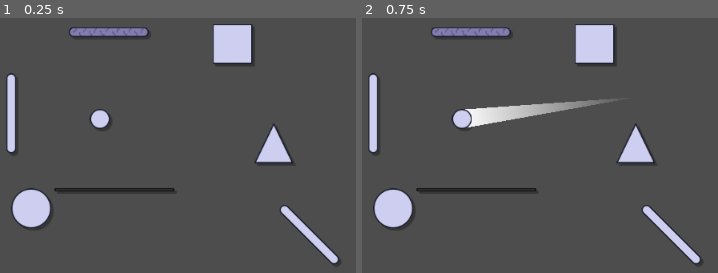
Above: before the commit, frames 1-2 (left to right).
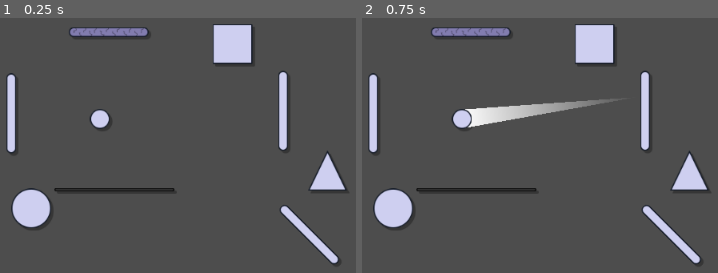
Above: after the commit, the same moments.

Repository: WirelessNine/Re-Cochet
Game: Godot game, scene res://scenes/levels/level_01.tscn
Two runs of this game, one before a commit and one after it. Both use one fixed random seed, a clock stepped at 60 frames per second and the inputs below. This scene is started directly instead of the project's main scene.
Inputs (mouse positions are in pixels of both pictures, inside the frame that each line leads up to):
- Up to frame 1 (0.25 s): no input
- Up to frame 2 (0.75 s): tap Enter (ui_accept) at 0.5 s; move the mouse to (639, 97) at 0.52 s; tap I at 0.6 s; click (639, 97) at 0.67 s

The runs differ from the first frame. In frame 1, 2.5% of the frame differs, in the area x 71-98%, y 20-68%; in frame 2, 2.5%.

Commit message:
Add level winning

Diff:
--- a/assets/spritesheets/main_spritesheet.svg
+++ b/assets/spritesheets/main_spritesheet.svg
@@ -24,9 +24,9 @@
      inkscape:deskcolor="#d1d1d1"
      inkscape:document-units="mm"
      showgrid="true"
-     inkscape:zoom="2"
-     inkscape:cx="456"
-     inkscape:cy="175.25"
+     inkscape:zoom="4"
+     inkscape:cx="692"
+     inkscape:cy="39.875"
      inkscape:window-width="1920"
      inkscape:window-height="1009"
      inkscape:window-x="-8"
@@ -187,5 +187,14 @@
        d="m 120.13215,51.108166 -29.602463,0 14.801233,-25.636482 z"
        inkscape:transform-center-y="-2.7178468"
        transform="matrix(0.53319705,0,0,0.6360887,53.922703,17.973484)" />
+    <rect
+       style="font-variation-settings:normal;opacity:1;fill:none;fill-opacity:1;stroke:#ffffff;stroke-width:1.5875;stroke-linecap:butt;stroke-linejoin:miter;stroke-miterlimit:4;stroke-dasharray:3.17499, 3.17499;stroke-dashoffset:0;stroke-opacity:1;paint-order:markers fill stroke"
+       id="rect39"
+       width="14.544575"
+       height="14.43432"
+       x="170.12714"
+       y="0.79368824"
+       rx="7.2735338"
+       ry="7.2171602" />
   </g>
 </svg>
--- /dev/null
+++ b/resources/presets/level_transition.tres
@@ -0,0 +1,20 @@
+[gd_resource type="Resource" script_class="TweenPreset" format=3 uid="uid://csbhmw3ip0q5v"]
+
+[ext_resource type="Script" uid="uid://cdo6h5x4glwop" path="res://addons/ui_expansion/objects/tween/tween_preset.gd" id="1_74qk1"]
+[ext_resource type="Script" uid="uid://ddiy46s8pndwo" path="res://addons/ui_expansion/objects/tween/tween_step.gd" id="2_tfqun"]
+
+[sub_resource type="Resource" id="Resource_p6ljb"]
+resource_name = "Ratio 0.50s"
+script = ExtResource("2_tfqun")
+transition = 7
+tween_property = 1
+start_value = Vector2(0, -1)
+end_value = Vector2(0, 0)
+metadata/_custom_type_script = "uid://ddiy46s8pndwo"
+
+[resource]
+script = ExtResource("1_74qk1")
+steps = Array[ExtResource("2_tfqun")]([SubResource("Resource_p6ljb")])
+show_on_start = true
+hide_on_finish = true
+metadata/_custom_type_script = "uid://cdo6h5x4glwop"
--- /dev/null
+++ b/resources/textures/player/circle.tres
@@ -0,0 +1,7 @@
+[gd_resource type="AtlasTexture" format=3 uid="uid://jn8ij4e0kil5"]
+
+[ext_resource type="Texture2D" uid="uid://d2cblomikvyg0" path="res://assets/spritesheets/main_spritesheet.svg" id="1_bpajs"]
+
+[resource]
+atlas = ExtResource("1_bpajs")
+region = Rect2(640, 0, 61, 61)
--- a/scenes/levels/level_01.gd
+++ b/scenes/levels/level_01.gd
@@ -5,6 +5,7 @@
 
 var _shake_strength: float = 0.0
 
+@export var level_id: int = 0
 @export var canvas_color: Color
 @export var min_hits_required: int = 0
 
@@ -14,6 +15,8 @@
 
 func _ready() -> void:
 	ball.obstacle_hit.connect(_on_obstacle_hit)
+
+	Globals.level_completed.connect(_on_level_complete)
 
 
 func apply_shake(amount: float) -> void:
@@ -31,3 +34,30 @@
 
 func _on_obstacle_hit() -> void:
 	apply_shake(3.0)
+
+
+func _on_level_complete() -> void:
+	ball.movement_disabled = true
+	Globals.completed_levels[level_id] = true
+
+	var tween: Tween = create_tween().set_ease(Tween.EASE_OUT).set_trans(Tween.TRANS_CUBIC)
+
+	tween.set_parallel(true)
+
+	tween.tween_property(ball, ^"global_position", ball.start_position, 0.5)
+	tween.tween_property(ball, ^"scale", Vector2.ZERO, 0.5)
+	tween.tween_property(ball, ^"modulate:a", 0.0, 0.5)
+
+	await tween.finished
+
+	var level_trans_menu: Menu = MenuManager.get_menu("level_transition")
+
+	level_trans_menu.open()
+
+	await get_tree().create_timer(0.7).timeout
+
+	level_trans_menu.play(level_id + 1, level_id + 2)
+
+	await get_tree().create_timer(1.2).timeout
+
+	level_trans_menu.close()
--- a/scenes/levels/level_01.tscn
+++ b/scenes/levels/level_01.tscn
@@ -11,7 +11,7 @@
 
 [node name="Level01" type="Node2D" unique_id=1967266403]
 script = ExtResource("1_uvc87")
-canvas_color = Color(0.90000004, 1, 0.76, 1)
+canvas_color = Color(0.47058824, 0.84705883, 0.7176471, 1)
 
 [node name="Camera" type="Camera2D" parent="." unique_id=271012844]
 unique_name_in_owner = true
@@ -23,6 +23,9 @@
 
 [node name="Wall" parent="." unique_id=251030527 instance=ExtResource("2_i2aat")]
 position = Vector2(-142, -9)
+
+[node name="Wall3" parent="." unique_id=2119743309 instance=ExtResource("2_i2aat")]
+position = Vector2(293, -13)
 
 [node name="Wall2" parent="." unique_id=1849547708 instance=ExtResource("2_i2aat")]
 position = Vector2(335.00003, 185)
@@ -45,4 +48,4 @@
 position = Vector2(-110, 143)
 
 [node name="Triangle" parent="." unique_id=1272517777 instance=ExtResource("8_r72dd")]
-position = Vector2(278, 39)
+position = Vector2(364, 83)
--- a/scenes/main/main.tscn
+++ b/scenes/main/main.tscn
@@ -2,6 +2,7 @@
 
 [ext_resource type="Script" uid="uid://dob0r6vfipwon" path="res://scenes/main/main.gd" id="1_hyk8p"]
 [ext_resource type="PackedScene" uid="uid://cne11b6o4xcdl" path="res://scenes/ui/title_screen.tscn" id="2_iuonh"]
+[ext_resource type="PackedScene" uid="uid://cpey7p5dp4tr1" path="res://scenes/ui/level_transition.tscn" id="3_k2fmo"]
 
 [node name="Main" type="Node" unique_id=257091059]
 script = ExtResource("1_hyk8p")
@@ -21,3 +22,6 @@
 
 [node name="TitleScreen" parent="UI" unique_id=2008179970 instance=ExtResource("2_iuonh")]
 unique_name_in_owner = true
+
+[node name="LevelTransition" parent="UI" unique_id=128309869 instance=ExtResource("3_k2fmo")]
+visible = false
--- /dev/null
+++ b/scenes/obstacles/return_point.gd
@@ -0,0 +1,22 @@
+extends Area2D
+
+@onready var sprite: Sprite2D = %Sprite
+@onready var particles: GPUParticles2D = %Particles
+
+
+func _ready() -> void:
+	sprite.scale = Vector2.ONE * 2.0
+	sprite.modulate.a = 0.0
+	particles.emitting = true
+
+	var tween: Tween = create_tween().set_parallel(true)
+
+	tween.set_ease(Tween.EASE_OUT).set_trans(Tween.TRANS_CUBIC)
+
+	tween.tween_property(sprite, ^"modulate:a", 1.0, 0.2)
+	tween.tween_property(sprite, ^"scale", Vector2.ONE, 0.2)
+
+
+func _on_body_entered(body: Node2D) -> void:
+	if body is Player2D:
+		Globals.level_completed.emit()
--- /dev/null
+++ b/scenes/obstacles/return_point.tscn
@@ -0,0 +1,98 @@
+[gd_scene format=3 uid="uid://cfaar6j0h3o0c"]
+
+[ext_resource type="Script" uid="uid://mw65nsdbrqfg" path="res://scenes/obstacles/return_point.gd" id="1_o8063"]
+[ext_resource type="Texture2D" uid="uid://jn8ij4e0kil5" path="res://resources/textures/player/circle.tres" id="1_w0tf6"]
+
+[sub_resource type="Animation" id="Animation_o8063"]
+length = 0.001
+tracks/0/type = "value"
+tracks/0/imported = false
+tracks/0/enabled = true
+tracks/0/path = NodePath("Sprite:rotation")
+tracks/0/interp = 1
+tracks/0/loop_wrap = true
+tracks/0/keys = {
+"times": PackedFloat32Array(0),
+"transitions": PackedFloat32Array(1),
+"update": 0,
+"values": [0.0]
+}
+
+[sub_resource type="Animation" id="Animation_ew0f5"]
+resource_name = "spin"
+loop_mode = 1
+tracks/0/type = "value"
+tracks/0/imported = false
+tracks/0/enabled = true
+tracks/0/path = NodePath("Sprite:rotation")
+tracks/0/interp = 1
+tracks/0/loop_wrap = true
+tracks/0/keys = {
+"times": PackedFloat32Array(0, 1),
+"transitions": PackedFloat32Array(1, 1),
+"update": 0,
+"values": [0.0, 6.2831855]
+}
+
+[sub_resource type="AnimationLibrary" id="AnimationLibrary_pn7dv"]
+_data = {
+&"RESET": SubResource("Animation_o8063"),
+&"spin": SubResource("Animation_ew0f5")
+}
+
+[sub_resource type="CircleShape2D" id="CircleShape2D_as85p"]
+radius = 29.732138
+
+[sub_resource type="Curve" id="Curve_xw6je"]
+_data = [Vector2(0, 1), 0.0, 0.0, 0, 0, Vector2(0.7350994, 0), 0.0, 0.0, 0, 0]
+point_count = 2
+
+[sub_resource type="CurveTexture" id="CurveTexture_ewadd"]
+curve = SubResource("Curve_xw6je")
+
+[sub_resource type="Curve" id="Curve_w0tf6"]
+_data = [Vector2(0, 1), 0.0, 0.0, 0, 0, Vector2(0.986755, 0), 0.0, 0.0, 0, 0]
+point_count = 2
+
+[sub_resource type="CurveTexture" id="CurveTexture_syx3y"]
+curve = SubResource("Curve_w0tf6")
+
+[sub_resource type="ParticleProcessMaterial" id="ParticleProcessMaterial_as85p"]
+particle_flag_disable_z = true
+emission_shape = 1
+emission_sphere_radius = 70.95
+angular_velocity_min = -510.48
+angular_velocity_max = 243.80998
+orbit_velocity_min = 9.49949e-08
+orbit_velocity_max = 0.4870001
+radial_velocity_min = -45.000023
+radial_velocity_max = -35.000023
+gravity = Vector3(0, 0, 0)
+scale_min = 7.0
+scale_max = 9.0
+scale_curve = SubResource("CurveTexture_syx3y")
+color = Color(1, 1, 1, 0.52156866)
+alpha_curve = SubResource("CurveTexture_ewadd")
+
+[node name="ReturnPoint" type="Area2D" unique_id=1532338156]
+script = ExtResource("1_o8063")
+
+[node name="Sprite" type="Sprite2D" parent="." unique_id=151371781]
+unique_name_in_owner = true
+texture = ExtResource("1_w0tf6")
+
+[node name="AnimationPlayer" type="AnimationPlayer" parent="." unique_id=1440135136]
+libraries/ = SubResource("AnimationLibrary_pn7dv")
+autoplay = &"spin"
+speed_scale = 0.3
+
+[node name="CollisionShape2D" type="CollisionShape2D" parent="." unique_id=631862619]
+shape = SubResource("CircleShape2D_as85p")
+
+[node name="Particles" type="GPUParticles2D" parent="." unique_id=911694437]
+unique_name_in_owner = true
+emitting = false
+amount = 32
+process_material = SubResource("ParticleProcessMaterial_as85p")
+
+[connection signal="body_entered" from="." to="." method="_on_body_entered"]
--- a/scenes/player/ball.gd
+++ b/scenes/player/ball.gd
@@ -1,5 +1,7 @@
 class_name Player2D
 extends CharacterBody2D
+
+const RETURN_POINT: PackedScene = preload("uid://cfaar6j0h3o0c")
 
 signal obstacle_hit
 
@@ -14,6 +16,12 @@
 var drag_distance: float
 
 var movement_started: bool = false
+var movement_disabled: bool = false
+
+var start_position: Vector2
+var return_point_created: bool
+
+var hit_effect_tween: Tween
 
 @onready var drag_preview: Line2D = %DragPreview
 @onready var sprite: Sprite2D = %Sprite
@@ -26,8 +34,18 @@
 
 
 func _physics_process(_delta: float) -> void:
-	if not movement_started:
+	if not movement_started or movement_disabled:
 		return
+
+	if not return_point_created:
+		if global_position.distance_to(start_position) > 150:
+			return_point_created = true
+
+			var return_point: Area2D = RETURN_POINT.instantiate()
+
+			get_parent().add_child(return_point)
+
+			return_point.global_position = start_position
 
 	var current_velocity: Vector2 = velocity
 
@@ -50,6 +68,7 @@
 		else:
 			drag_direction = drag_current_pos.direction_to(drag_start_pos)
 			drag_distance = drag_current_pos.distance_to(drag_start_pos)
+			start_position = global_position
 			movement_started = true
 			drag_preview.hide()
 
@@ -80,6 +99,7 @@
 	velocity = last_velocity.bounce(normal)
 
 	var collision: KinematicCollision2D = get_last_slide_collision()
+
 	if collision:
 		var collider: Object = collision.get_collider()
 
@@ -94,13 +114,16 @@
 	hit_effect.modulate.a = 1.0
 	sprite.scale = Vector2.ONE * 0.5
 
-	var tween: Tween = create_tween()
+	if is_instance_valid(hit_effect_tween):
+		hit_effect_tween.kill()
 
-	tween.set_parallel(true)
+	hit_effect_tween = create_tween()
 
-	tween.tween_property(hit_effect, ^"scale", Vector2.ONE * 3.0, 0.4)
-	tween.tween_property(hit_effect, ^"modulate:a", 0.0, 0.4)
-	tween.tween_property(sprite, ^"scale", Vector2.ONE, 0.2)
+	hit_effect_tween.set_parallel(true)
+
+	hit_effect_tween.tween_property(hit_effect, ^"scale", Vector2.ONE * 2.0, 0.2)
+	hit_effect_tween.tween_property(hit_effect, ^"modulate:a", 0.0, 0.15)
+	hit_effect_tween.tween_property(sprite, ^"scale", Vector2.ONE, 0.2)
 
 
 func _on_area_body_entered(body: Node2D) -> void:
--- /dev/null
+++ b/scenes/ui/level_transition.gd
@@ -0,0 +1,12 @@
+extends Menu
+
+@onready var old_level_label: Label = %OldLevel
+@onready var new_level_label: Label = %NewLevel
+@onready var animation_player: AnimationPlayer = %AnimationPlayer
+
+
+func play(old_level: int, new_level: int) -> void:
+	old_level_label.text = str(old_level)
+	new_level_label.text = str(new_level)
+
+	animation_player.play(&"default")
--- /dev/null
+++ b/scenes/ui/level_transition.tscn
@@ -0,0 +1,163 @@
+[gd_scene format=3 uid="uid://cpey7p5dp4tr1"]
+
+[ext_resource type="Script" uid="uid://j0j7ac8n8o6w" path="res://scenes/ui/level_transition.gd" id="1_60wc7"]
+[ext_resource type="Resource" uid="uid://csbhmw3ip0q5v" path="res://resources/presets/level_transition.tres" id="2_5dc5g"]
+[ext_resource type="Texture2D" uid="uid://bnuvk0xuxhrge" path="res://resources/textures/ui/pattern.tres" id="2_60wc7"]
+
+[sub_resource type="Animation" id="Animation_60wc7"]
+length = 0.001
+tracks/0/type = "value"
+tracks/0/imported = false
+tracks/0/enabled = true
+tracks/0/path = NodePath("OldLevel:offset_transform_position")
+tracks/0/interp = 1
+tracks/0/loop_wrap = true
+tracks/0/keys = {
+"times": PackedFloat32Array(0),
+"transitions": PackedFloat32Array(1),
+"update": 0,
+"values": [Vector2(0, 80)]
+}
+tracks/1/type = "value"
+tracks/1/imported = false
+tracks/1/enabled = true
+tracks/1/path = NodePath("NewLevel:offset_transform_position")
+tracks/1/interp = 1
+tracks/1/loop_wrap = true
+tracks/1/keys = {
+"times": PackedFloat32Array(0),
+"transitions": PackedFloat32Array(1),
+"update": 0,
+"values": [Vector2(80, 0)]
+}
+tracks/2/type = "value"
+tracks/2/imported = false
+tracks/2/enabled = true
+tracks/2/path = NodePath("OldLevel:modulate")
+tracks/2/interp = 1
+tracks/2/loop_wrap = true
+tracks/2/keys = {
+"times": PackedFloat32Array(0),
+"transitions": PackedFloat32Array(1),
+"update": 0,
+"values": [Color(1, 1, 1, 0)]
+}
+tracks/3/type = "value"
+tracks/3/imported = false
+tracks/3/enabled = true
+tracks/3/path = NodePath("NewLevel:modulate")
+tracks/3/interp = 1
+tracks/3/loop_wrap = true
+tracks/3/keys = {
+"times": PackedFloat32Array(0),
+"transitions": PackedFloat32Array(1),
+"update": 0,
+"values": [Color(1, 1, 1, 0)]
+}
+
+[sub_resource type="Animation" id="Animation_5dc5g"]
+resource_name = "default"
+tracks/0/type = "value"
+tracks/0/imported = false
+tracks/0/enabled = true
+tracks/0/path = NodePath("OldLevel:offset_transform_position")
+tracks/0/interp = 1
+tracks/0/loop_wrap = true
+tracks/0/keys = {
+"times": PackedFloat32Array(0, 0.4, 0.6, 1),
+"transitions": PackedFloat32Array(0.5, 1, 0.5, 1),
+"update": 0,
+"values": [Vector2(0, 80), Vector2(0, 0), Vector2(0, 0), Vector2(-80, 0)]
+}
+tracks/1/type = "value"
+tracks/1/imported = false
+tracks/1/enabled = true
+tracks/1/path = NodePath("NewLevel:offset_transform_position")
+tracks/1/interp = 1
+tracks/1/loop_wrap = true
+tracks/1/keys = {
+"times": PackedFloat32Array(0, 0.6, 1),
+"transitions": PackedFloat32Array(1, 0.5, 1),
+"update": 0,
+"values": [Vector2(80, 0), Vector2(80, 0), Vector2(0, 0)]
+}
+tracks/2/type = "value"
+tracks/2/imported = false
+tracks/2/enabled = true
+tracks/2/path = NodePath("OldLevel:modulate")
+tracks/2/interp = 1
+tracks/2/loop_wrap = true
+tracks/2/keys = {
+"times": PackedFloat32Array(0, 0.40000004, 0.6, 1),
+"transitions": PackedFloat32Array(1, 1, 1, 1),
+"update": 0,
+"values": [Color(1, 1, 1, 0), Color(1, 1, 1, 1), Color(1, 1, 1, 1), Color(1, 1, 1, 0)]
+}
+tracks/3/type = "value"
+tracks/3/imported = false
+tracks/3/enabled = true
+tracks/3/path = NodePath("NewLevel:modulate")
+tracks/3/interp = 1
+tracks/3/loop_wrap = true
+tracks/3/keys = {
+"times": PackedFloat32Array(0, 0.6, 1),
+"transitions": PackedFloat32Array(1, 1, 1),
+"update": 0,
+"values": [Color(1, 1, 1, 0), Color(1, 1, 1, 0), Color(1, 1, 1, 1)]
+}
+
+[sub_resource type="AnimationLibrary" id="AnimationLibrary_0gq4x"]
+_data = {
+&"RESET": SubResource("Animation_60wc7"),
+&"default": SubResource("Animation_5dc5g")
+}
+
+[node name="LevelTransition" type="PanelContainer" unique_id=128309869]
+anchors_preset = 15
+anchor_right = 1.0
+anchor_bottom = 1.0
+grow_horizontal = 2
+grow_vertical = 2
+script = ExtResource("1_60wc7")
+preset = ExtResource("2_5dc5g")
+add_to_stack = false
+move_background = false
+close_hud = false
+start_closed = true
+metadata/_custom_type_script = "uid://rxwty6cd03ab"
+metadata/_edit_lock_ = true
+
+[node name="Pattern" type="TextureRect" parent="." unique_id=1732221218]
+modulate = Color(0.77, 0.9156667, 1, 1)
+layout_mode = 2
+texture = ExtResource("2_60wc7")
+stretch_mode = 1
+metadata/_edit_lock_ = true
+
+[node name="OldLevel" type="Label" parent="." unique_id=1017631002]
+unique_name_in_owner = true
+modulate = Color(1, 1, 1, 0)
+layout_mode = 2
+size_flags_horizontal = 4
+offset_transform_enabled = true
+offset_transform_position = Vector2(0, 80)
+theme_override_colors/font_color = Color(0.078431375, 0.105882354, 0.15294118, 1)
+theme_override_constants/outline_size = 0
+theme_override_font_sizes/font_size = 64
+text = "1"
+
+[node name="NewLevel" type="Label" parent="." unique_id=538340810]
+unique_name_in_owner = true
+modulate = Color(1, 1, 1, 0)
+layout_mode = 2
+size_flags_horizontal = 4
+offset_transform_enabled = true
+offset_transform_position = Vector2(80, 0)
+theme_override_colors/font_color = Color(0.078431375, 0.105882354, 0.15294118, 1)
+theme_override_constants/outline_size = 0
+theme_override_font_sizes/font_size = 64
+text = "2"
+
+[node name="AnimationPlayer" type="AnimationPlayer" parent="." unique_id=88307627]
+unique_name_in_owner = true
+libraries/ = SubResource("AnimationLibrary_0gq4x")
--- a/scenes/ui/title_screen.gd
+++ b/scenes/ui/title_screen.gd
@@ -10,3 +10,11 @@
 
 func _on_level_button_pressed(button: Button) -> void:
 	Globals.level_selected.emit(button.level)
+
+
+func _opened() -> void:
+	for x: Button in levels_grid.get_children():
+		var index: int = x.get_index()
+
+		if Globals.completed_levels[index]:
+			x.theme_type_variation = &"button_complete"
--- a/scenes/ui/title_screen.tscn
+++ b/scenes/ui/title_screen.tscn
@@ -17,7 +17,7 @@
 close_hud = false
 metadata/_custom_type_script = "uid://rxwty6cd03ab"
 
-[node name="TextureRect" type="TextureRect" parent="." unique_id=1998064095]
+[node name="Pattern" type="TextureRect" parent="." unique_id=1998064095]
 modulate = Color(0.77, 0.9156667, 1, 1)
 layout_mode = 2
 texture = ExtResource("2_aqpy5")
--- a/scripts/globals.gd
+++ b/scripts/globals.gd
@@ -1,3 +1,26 @@
 extends Node
 
 signal level_selected(level: PackedScene)
+signal level_completed
+
+var completed_levels: Dictionary[int, bool] = {
+	0: false,
+	1: false,
+	2: false,
+	3: false,
+	4: false,
+	5: false,
+	6: false,
+	7: false,
+}
+
+var star_levels: Dictionary[int, bool] = {
+	0: false,
+	1: false,
+	2: false,
+	3: false,
+	4: false,
+	5: false,
+	6: false,
+	7: false,
+}
Not shown, added: scenes/obstacles/return_point.gd.uid
Not shown, added: scenes/ui/level_transition.gd.uid
Not shown, changed: kanban_tasks_data.kanban
